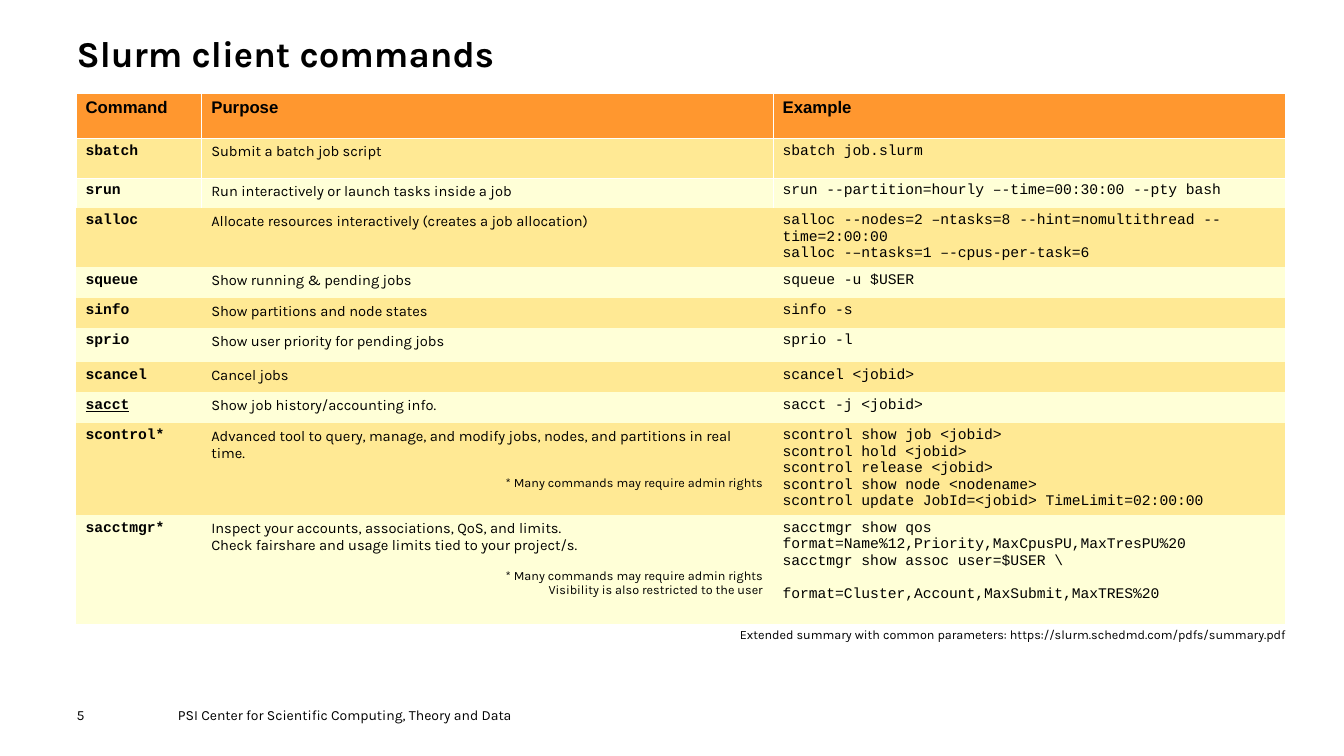
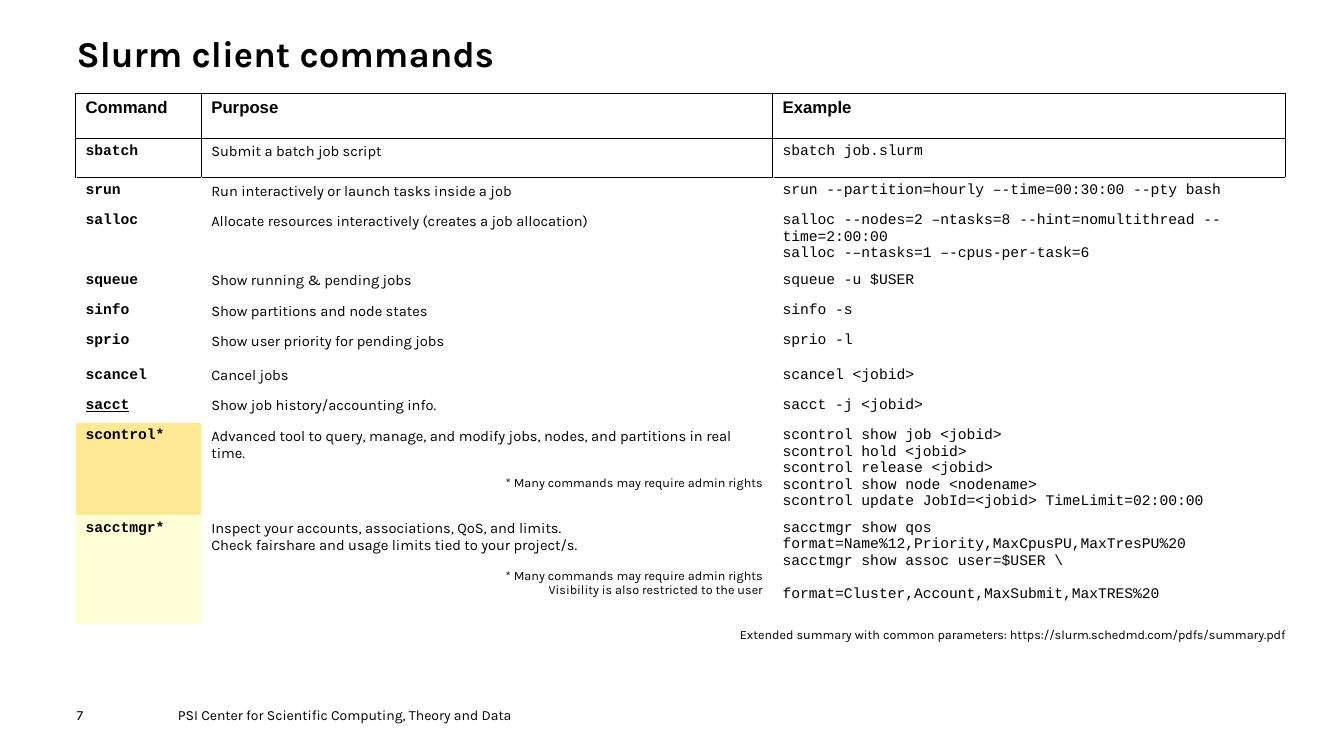
Before and after one commit to fhnw-hpcp/HS25, a slide deck: slide 7 of Slurm.odp (slide 5 before the commit). Drawn at 1344x756 pixels with LibreOffice and Linux fonts; fonts in the diff are those of the drawing; background and template pictures are left out. Boxes give left, top, right and bottom in pixels: in the first picture for what was removed or moved away, otherwise in the second. Text is boxed around its words. In the diff, an @@ line names an element or a change of style, - is before the commit and + after.

```diff
--- a/Slurm.odp
+++ b/Slurm.odp
@@ table at box(76, 93, 1286, 621) @@
@@ fill #FF972F to none in row 1 @@
@@ fill #FFE994 to none in 14 cells @@
@@ fill #FFFFD7 to none in 14 cells @@
@@ borders changed @@
@@ page number at box(77, 711, 84, 720): text changed @@
-5
+7
```
Also in this commit, not shown: 16 other slides changed, 4 slides added, 22 slides removed.
